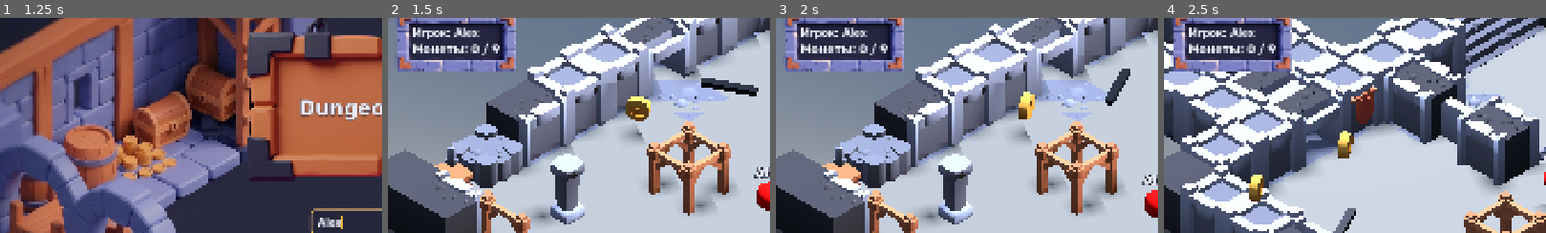
Above: before the commit, frames 1-4 (left to right).
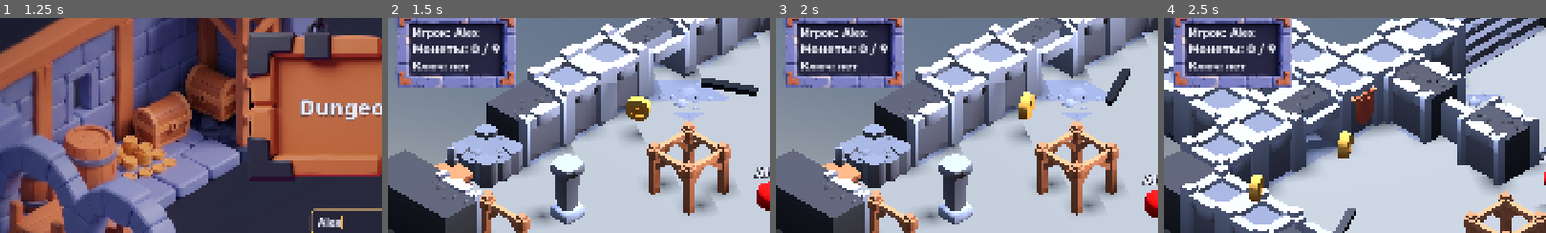
Above: after the commit, the same moments.

Repository: farikgg/godot_assignment
Game: Godot game, scene res://scenes/main_menu.tscn
Two runs of this game, one before a commit and one after it. Both use one fixed random seed, a clock stepped at 60 frames per second and the inputs below.
Inputs (mouse positions are % of the whole screen's width and height, from its top left):
- Up to frame 1 (1.25 s): click (50, 51) at 0.52 s; type "Alex" at 0.6 s
- Up to frame 2 (1.5 s): click "Играть" at 1.25 s
- Up to frame 3 (2 s): no input
- Up to frame 4 (2.5 s): hold D (move_right) from 2.03 s (still down); hold Left (camera_left) from 2.03 s (still down); tap Space (jump) at 2.27 s
The pictures show only the part of the screen within x 0-50%, y 4-54%; the shares and areas given below are measured in that part.

Frame 1 is identical in both runs. In frame 2, 4.3% of the frame differs, in the area x 2-34%, y 3-33%; in frame 3, 4.3%; in frame 4, 4.3%, in the area x 1-34%, y 3-33%.

Commit message:
Key opens the locked gate; exit wins without a coin check
main.gd: coins only count now. Subscribes to "key" (has_key, opens the
"locked_gate" group, "Ключ найден! Путь открыт" for 2 s), to the
"gate_hint" area ("Нужен ключ" for 2 s while no key) and wins on exit
with "Победа!\nМонеты: x / y". The old coin hint is gone.
map.tscn: KeyLabel (unique name) in HudBox, GateHint Area3D in front of
the portcullis.

Co-Authored-By: Claude Opus 5.5 <noreply@anthropic.com>

Diff:
--- a/scenes/map.tscn
+++ b/scenes/map.tscn
@@ -49,6 +49,9 @@
 [sub_resource type="BoxShape3D" id="BoxShape3D_7yv6r"]
 size = Vector3(100, 0.2, 100)
 
+[sub_resource type="BoxShape3D" id="BoxShape3D_gate_hint"]
+size = Vector3(1.6, 2, 2.6)
+
 [sub_resource type="BoxMesh" id="BoxMesh_uocsc"]
 size = Vector3(20, 0.2, 20)
 
@@ -239,6 +242,12 @@
 
 [node name="LockedGate" parent="." unique_id=1650031178 instance=ExtResource("n_locked_gate")]
 transform = Transform3D(1, 0, 0, 0, 1, 0, 0, 0, 1, -3, 0.1, -12.3)
+
+[node name="GateHint" type="Area3D" parent="." unique_id=1650031181 groups=["gate_hint"]]
+transform = Transform3D(1, 0, 0, 0, 1, 0, 0, 0, 1, -3, 1.1, -10.6)
+
+[node name="CollisionShape3D" type="CollisionShape3D" parent="GateHint" unique_id=1650031182]
+shape = SubResource("BoxShape3D_gate_hint")
 
 [node name="Exit" parent="." unique_id=1567730921 instance=ExtResource("g_exit")]
 transform = Transform3D(1, 0, 0, 0, 1, 0, 0, 0, 1, -3, 0.1, -16.5)
@@ -274,6 +283,11 @@
 layout_mode = 2
 theme_override_font_sizes/font_size = 32
 text = "Монеты: 0 / 0"
+
+[node name="KeyLabel" type="Label" parent="UI/HudPanel/HudBox" unique_id=1650031180]
+unique_name_in_owner = true
+layout_mode = 2
+text = "Ключ: нет"
 
 [node name="MessagePanel" type="PanelContainer" parent="UI" node_paths=PackedStringArray("label") unique_id=1922750468]
 visible = false
--- a/scripts/main.gd
+++ b/scripts/main.gd
@@ -1,17 +1,20 @@
 extends Node3D
 
-const HINT_DURATION: float = 2.0
-const HINT_TEXT: String = "Collect all coins first!"
-const WIN_TEXT: String = "Победа!"
+const MESSAGE_DURATION: float = 2.0
+const WIN_TEXT: String = "Победа!\nМонеты: %d / %d"
+const KEY_FOUND_TEXT: String = "Ключ найден! Путь открыт"
+const NEED_KEY_TEXT: String = "Нужен ключ"
 
 @onready var coin_label: Label = %CoinLabel
 @onready var name_label: Label = %NameLabel
+@onready var key_label: Label = %KeyLabel
 @onready var message_label: Label = %MessageLabel
 
 var coins_collected: int = 0
 var coins_total: int = 0
+var has_key: bool = false
 var _has_won: bool = false
-var _hint_timer: Timer
+var _message_timer: Timer
 
 func _ready() -> void:
 	name_label.text = Profile.player_name
@@ -22,39 +25,55 @@
 		if coin.has_signal("collected"):
 			coin.connect("collected", _on_coin_collected)
 
+	for key in get_tree().get_nodes_in_group("key"):
+		if key.has_signal("collected"):
+			key.connect("collected", _on_key_collected)
+
 	for exit_node in get_tree().get_nodes_in_group("exit"):
 		if exit_node.has_signal("reached") and not exit_node.is_connected("reached", _on_exit_reached):
 			exit_node.connect("reached", _on_exit_reached)
 
-	_hint_timer = Timer.new()
-	_hint_timer.one_shot = true
-	_hint_timer.timeout.connect(_on_hint_timeout)
-	add_child(_hint_timer)
+	for hint in get_tree().get_nodes_in_group("gate_hint"):
+		if hint is Area3D:
+			(hint as Area3D).body_entered.connect(_on_gate_hint_body_entered)
+
+	_message_timer = Timer.new()
+	_message_timer.one_shot = true
+	_message_timer.timeout.connect(_on_message_timeout)
+	add_child(_message_timer)
 
 	_set_message("")
 	_update_label()
+	_update_key_label()
 
 func _on_coin_collected() -> void:
 	coins_collected += 1
 	_update_label()
-	if coins_collected >= coins_total:
-		get_tree().call_group("gate", "open")
+
+func _on_key_collected() -> void:
+	has_key = true
+	_update_key_label()
+	get_tree().call_group("locked_gate", "open")
+	_show_message(KEY_FOUND_TEXT)
+
+func _on_gate_hint_body_entered(body: Node3D) -> void:
+	if body.is_in_group("player") and not has_key and not _has_won:
+		_show_message(NEED_KEY_TEXT)
 
 func _on_exit_reached() -> void:
 	# after a win the exit is inert, so re-entering can't print or reset the message
 	if _has_won:
 		return
-	if coins_collected >= coins_total:
-		_has_won = true
-		_hint_timer.stop()
-		print("You win!")
-		_set_message(WIN_TEXT)
-	else:
-		print(HINT_TEXT)
-		_set_message(HINT_TEXT)
-		_hint_timer.start(HINT_DURATION)
+	_has_won = true
+	_message_timer.stop()
+	print("You win!")
+	_set_message(WIN_TEXT % [coins_collected, coins_total])
 
-func _on_hint_timeout() -> void:
+func _show_message(text: String) -> void:
+	_set_message(text)
+	_message_timer.start(MESSAGE_DURATION)
+
+func _on_message_timeout() -> void:
 	if not _has_won:
 		_set_message("")
 
@@ -65,3 +84,7 @@
 func _update_label() -> void:
 	if coin_label != null:
 		coin_label.text = "Монеты: %d / %d" % [coins_collected, coins_total]
+
+func _update_key_label() -> void:
+	if key_label != null:
+		key_label.text = "Ключ: есть" if has_key else "Ключ: нет"
